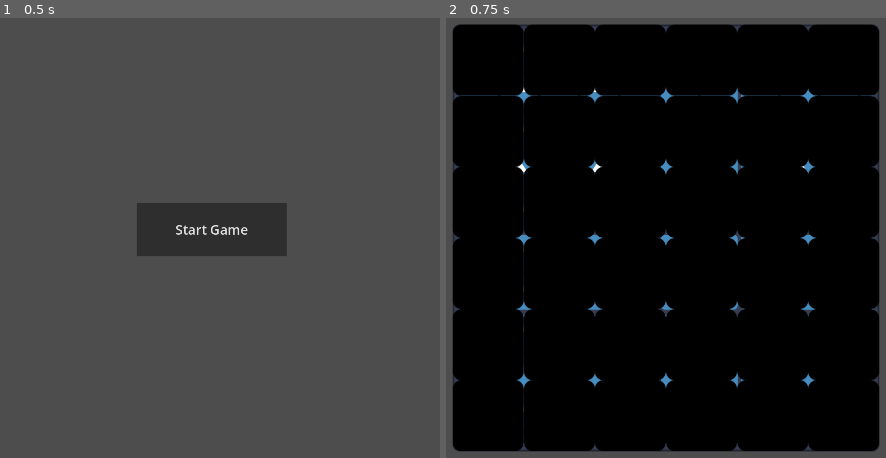
Above: before the commit, frames 1-2 (left to right).
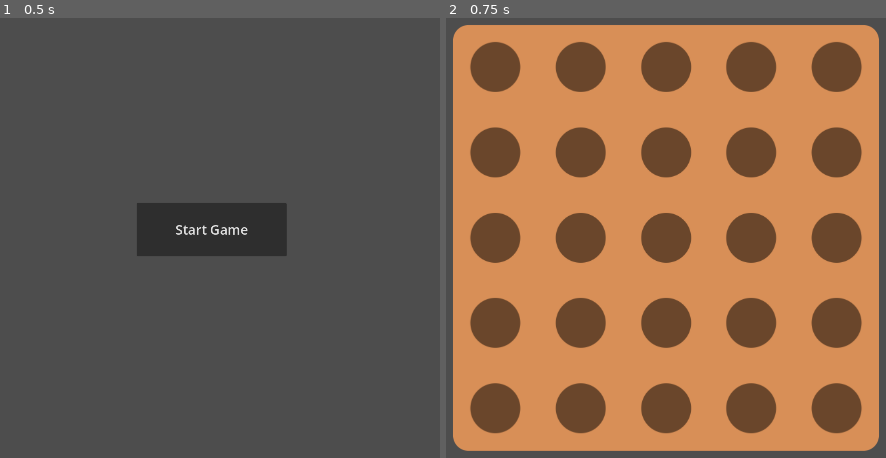
Above: after the commit, the same moments.

Repository: morfyy/4square
Game: Godot game, scene res://scenes/menu.tscn
Same seed, same stepped clock (60 frames per second), same inputs: the game is played once before the commit and once after it. The engine's default icon, where the game draws it, is replaced by a stand-in: a white triangle on a blue panel in a dark square.
Inputs:
- Up to frame 1 (0.5 s): no input
- Up to frame 2 (0.75 s): click "Start Game" at 0.5 s

Frame 1 is identical in both runs. In frame 2, 94% of the frame differs, in the area x 1-99%, y 1-99%.

Commit message:
feat: Add simple visuals.

Diff:
--- a/scenes/game.tscn
+++ b/scenes/game.tscn
@@ -3,7 +3,7 @@
 [ext_resource type="Script" uid="uid://55nqiebafw32" path="res://scenes/game.gd" id="1_uwrxv"]
 [ext_resource type="Script" uid="uid://c478wosx0cfy3" path="res://scenes/board.gd" id="2_lnu2h"]
 [ext_resource type="Script" uid="uid://d38n3go2r0oya" path="res://custom_nodes/mobile_control.gd" id="2_yqjtg"]
-[ext_resource type="Texture2D" uid="uid://djh6yv8xrl4li" path="res://icon.svg" id="3_lbhrr"]
+[ext_resource type="Texture2D" uid="uid://b7gdkmb15vvwm" path="res://assets/npatch.png" id="3_lbhrr"]
 
 [node name="Game" type="Control"]
 layout_mode = 3
@@ -35,11 +35,5 @@
 offset_right = 512.0
 offset_bottom = 512.0
 texture = ExtResource("3_lbhrr")
-region_rect = Rect2(0, 0, 128, 128)
-patch_margin_left = 16
-patch_margin_top = 16
-patch_margin_right = 16
-patch_margin_bottom = 16
-axis_stretch_horizontal = 1
-axis_stretch_vertical = 1
+region_rect = Rect2(0, 0, 1024, 1024)
 script = ExtResource("2_lnu2h")
--- a/scenes/hole.tscn
+++ b/scenes/hole.tscn
@@ -1,10 +1,10 @@
 [gd_scene load_steps=3 format=3 uid="uid://c6ly18g6xoioh"]
 
-[ext_resource type="Texture2D" uid="uid://djh6yv8xrl4li" path="res://icon.svg" id="1_iyxdx"]
+[ext_resource type="Texture2D" uid="uid://d1v03lqmgqnpm" path="res://assets/hole.png" id="1_iyxdx"]
 [ext_resource type="Script" uid="uid://cc5outwu2416w" path="res://scenes/hole.gd" id="1_lerre"]
 
 [node name="Hole" type="TextureButton"]
-modulate = Color(0, 0, 0, 1)
+modulate = Color(1, 1, 1, 0.50980395)
 offset_right = 128.0
 offset_bottom = 128.0
 texture_normal = ExtResource("1_iyxdx")
--- a/scenes/menu.gd
+++ b/scenes/menu.gd
@@ -8,5 +8,5 @@
 func _on_start_pressed() -> void:
 	var new_game:Game = game.instantiate()
 	get_tree().root.add_child(new_game)
-	new_game.create(Vector2i(6,6))
-	hide()
+	new_game.create(Vector2i(5,5))
+	queue_free()
Binary file added: assets/hole.png
Not shown, added: assets/hole.png.import
Binary file added: assets/npatch.png
Not shown, added: assets/npatch.png.import
Not shown, added: assets/npatch.png~
